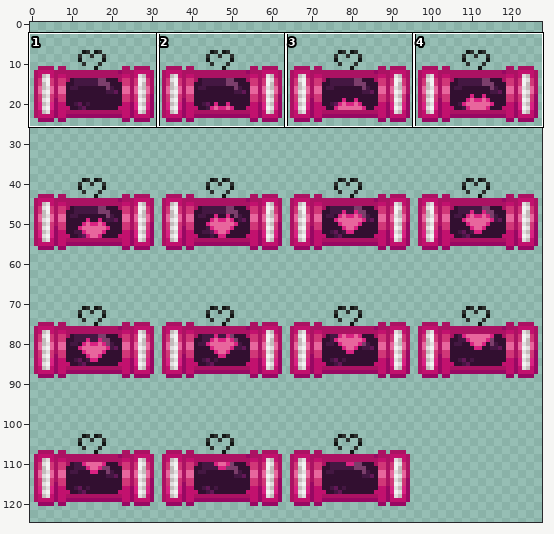
One commit to this sprite sheet: Resources/Textures/_Paradise/paradise_uplink.rsi/icon-on.png. Above: a wide view before the commit, with the close-up outlined.
Close-up. Earlier state:
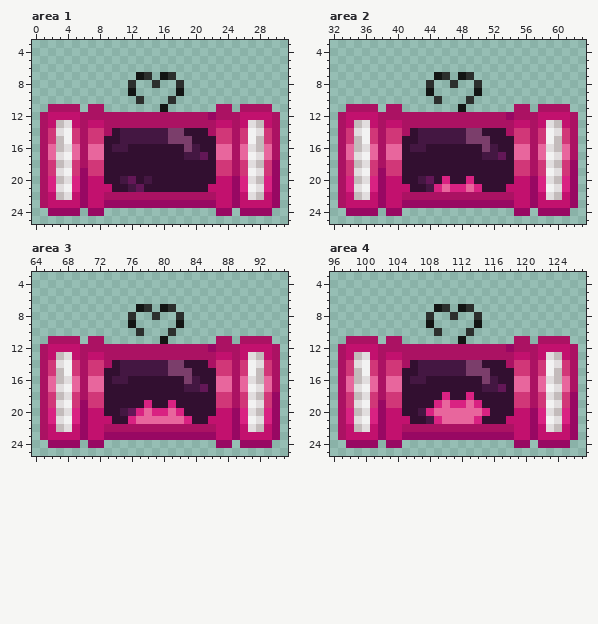
The file is 128x128 pixels. Shown: area 1: x 0..31, y 3..25; area 2: x 32..63, y 3..25; area 3: x 64..95, y 3..25; area 4: x 96..127, y 3..25. The wide view leaves out empty margins. The commit also changed other parts of the picture, which this record leaves out.
The result:
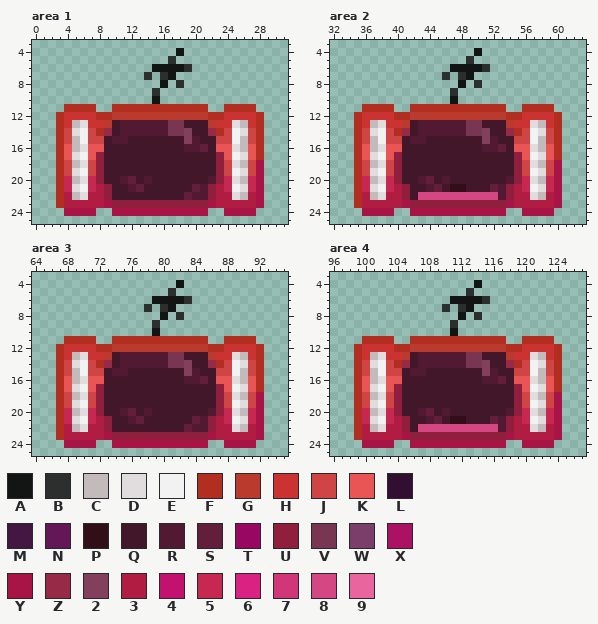
Palette (. is transparent): A #131514  B #2c2f2d  C #c3bbbb  D #e1ddde  E #f2f2f2  F #b12e21  G #ba3a2e  H #cb3232  J #cf4545  K #e95555  L #320f30  M #441742  N #631757  P #320f18  Q #411729  R #521a32  S #631e3c  T #980863  U #8f1f3c  V #793653  W #7b3e6b  X #ab1263  Y #a91447  Z #972a46  2 #82405c  3 #b11c43  4 #c2116e  5 #c72852  6 #d92282  7 #d13778  8 #d44783  9 #e8669d
What changed:
Changed rows in their new state; - is an unchanged pixel.
Area 1:
first column x 1:
 4 -----------------A------------
 5 ----------------B-------------
 6 --------------AAAAB-----------
 7 ------------.--BA-------------
 8 -----------.--.A--------------
 9 -----------.--B--.------------
10 ------------.-A-.-------------
11 -..FFFF.-FFFFFFFFFFFF-.FFFF..-
12 ..FHHHHFFGGGGGGGGGGGGFFHHHHF..
13 ..FHCDHHGQRRRRRRVVQQQGHHDCHF..
14 ..FJDEJFZQRRRRRRVV2QQZFJEDJF..
15 ..FJCEJJQRRQQQQQQQ2RQQJJECJF..
16 ..FKCDKKQQQQQQQQQQRRSQKKDCKF..
17 ..FKDEKUQQQQQQQQQQQQQQUKEDKF..
18 ..FJCDJUQQQQQQQQQQQQQQUJDCJY..
19 ..FJDEJUQQQQQQQQQQQQQQUJEDJY..
20 ..F5CD5UQQRSQRQQQQQQQRU5DC5Y..
21 ..F5DE53UQQRSQQQQQQSRU35ED5Y..
22 ..F3CD33UQQQQQQQQQSRRU33DC3Y..
23 ..F33333YUUUUUUUUUUUUY33333Y..
24 -..YYYY.-YYYYYYYYYYYY-.YYYY..-
Area 2:
first column x 33:
 4 -----------------A------------
 5 ----------------B-------------
 6 --------------AAAAB-----------
 7 ------------.--BA-------------
 8 -----------.--.A--------------
 9 -----------.--B--.------------
10 ------------.-A-.-------------
11 -..FFFF.-FFFFFFFFFFFF-.FFFF..-
12 ..FHHHHFFGGGGGGGGGGGGFFHHHHF..
13 ..FHCDHHGQRRRRRRVVQQQGHHDCHF..
14 ..FJDEJFZQRRRRRRVV2QQZFJEDJF..
15 ..FJCEJJQRRQQQQQQQ2RQQJJECJF..
16 ..FKCDKKQQQQQQQQQQRRSQKKDCKF..
17 ..FKDEKUQQQQQQQQQQQQQQUKEDKF..
18 ..FJCDJUQQQQQQQQQQQQQQUJDCJY..
19 ..FJDEJUQQQQQQQQQQQQQQUJEDJY..
20 ..F5CD5UQQRSQRQQQQQQQRU5DC5Y..
21 ..F5DE53UQQRSQPPQQQSRU35ED5Y..
22 ..F3CD33UQ8888888888RU33DC3Y..
23 ..F33333YUUUUUUUUUUUUY33333Y..
24 -..YYYY.-YYYYYYYYYYYY-.YYYY..-
Area 3:
first column x 65:
 4 -----------------A------------
 5 ----------------B-------------
 6 --------------AAAAB-----------
 7 ------------.--BA-------------
 8 -----------.--.A--------------
 9 -----------.--B--.------------
10 ------------.-A-.-------------
11 -..FFFF.-FFFFFFFFFFFF-.FFFF..-
12 ..FHHHHFFGGGGGGGGGGGGFFHHHHF..
13 ..FHCDHHGQRRRRRRVVQQQGHHDCHF..
14 ..FJDEJFZQRRRRRRVV2QQZFJEDJF..
15 ..FJCEJJQRRQQQQQQQ2RQQJJECJF..
16 ..FKCDKKQQQQQQQQQQRRSQKKDCKF..
17 ..FKDEKUQQQQQQQQQQQQQQUKEDKF..
18 ..FJCDJUQQQQQQQQQQQQQQUJDCJY..
19 ..FJDEJUQQQQQQQQQQQQQQUJEDJY..
20 ..F5CD5UQQRSQRQQQQQQQRU5DC5Y..
21 ..F5DE53UQQRSQQQQQQSRU35ED5Y..
22 ..F3CD33UQQQQQQQQQSRRU33DC3Y..
23 ..F33333YUUUUUUUUUUUUY33333Y..
24 -..YYYY.-YYYYYYYYYYYY-.YYYY..-
Area 4:
first column x 97:
 4 -----------------A------------
 5 ----------------B-------------
 6 --------------AAAAB-----------
 7 ------------.--BA-------------
 8 -----------.--.A--------------
 9 -----------.--B--.------------
10 ------------.-A-.-------------
11 -..FFFF.-FFFFFFFFFFFF-.FFFF..-
12 ..FHHHHFFGGGGGGGGGGGGFFHHHHF..
13 ..FHCDHHGQRRRRRRVVQQQGHHDCHF..
14 ..FJDEJFZQRRRRRRVV2QQZFJEDJF..
15 ..FJCEJJQRRQQQQQQQ2RQQJJECJF..
16 ..FKCDKKQQQQQQQQQQRRSQKKDCKF..
17 ..FKDEKUQQQQQQQQQQQQQQUKEDKF..
18 ..FJCDJUQQQQQQQQQQQQQQUJDCJY..
19 ..FJDEJUQQQQQQQQQQQQQQUJEDJY..
20 ..F5CD5UQQRSQRQQQQQQQRU5DC5Y..
21 ..F5DE53UQQRSQPPQQQSRU35ED5Y..
22 ..F3CD33UQ8888888888RU33DC3Y..
23 ..F33333YUUUUUUUUUUUUY33333Y..
24 -..YYYY.-YYYYYYYYYYYY-.YYYY..-
Boxes around the changes in both close-ups, in picture pixels (x1, y1, x2, y2):
changed: (40, 48, 280, 216)
changed: (338, 48, 578, 216)
changed: (40, 280, 280, 448)
changed: (338, 280, 578, 448)
